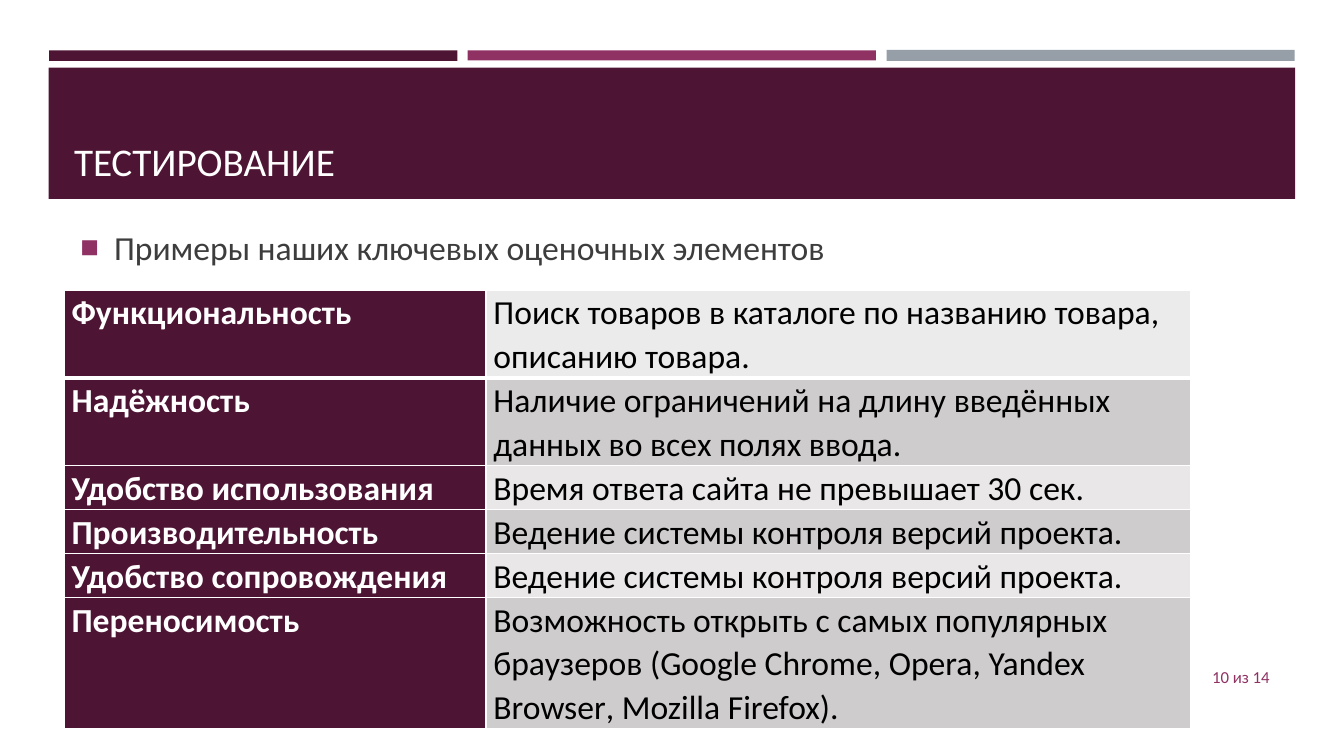
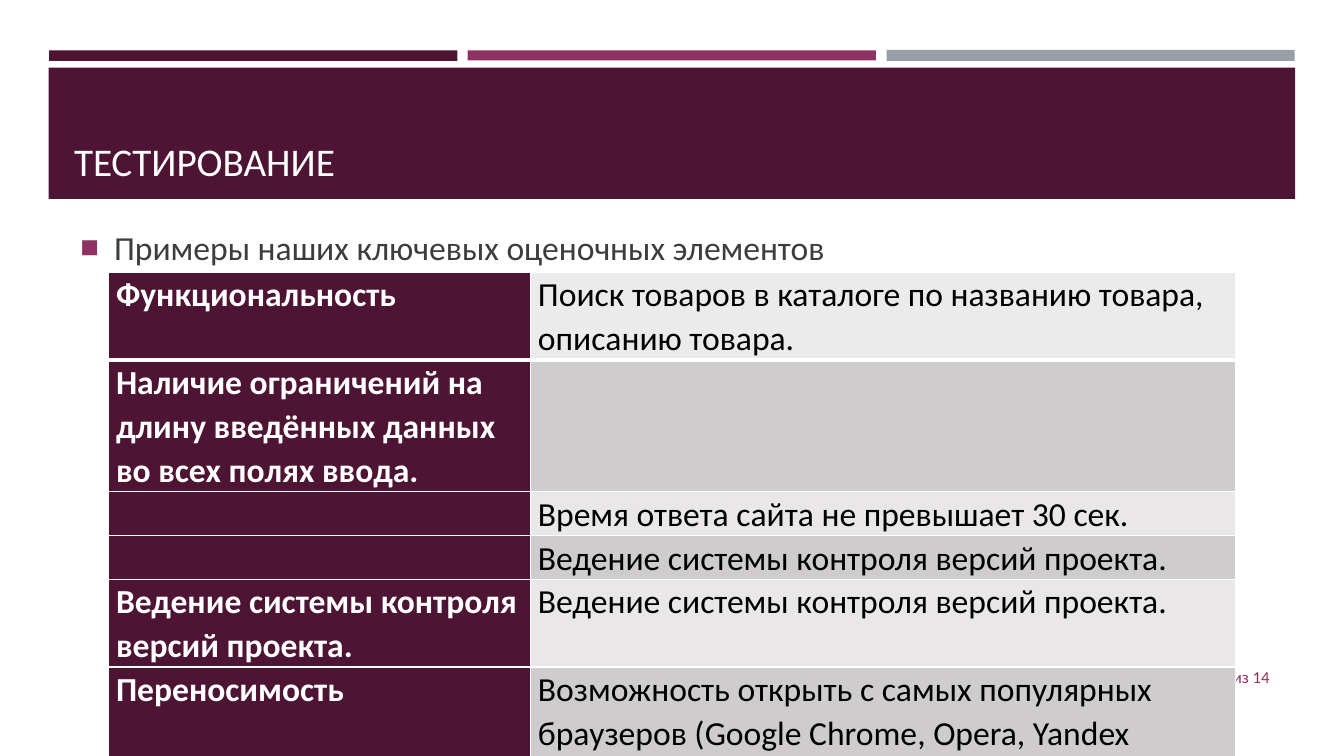
Before and after one commit to jecsonM/MDKmyWORKasAstudent, a slide deck: slide 10 of Сайт для компании «Кисловодск-строй».pptx. Drawn at 1344x756 pixels with LibreOffice and Linux fonts; fonts in the diff are those of the drawing. Boxes give left, top, right and bottom in pixels: in the first picture for what was removed or moved away, otherwise in the second. Text is boxed around its words. In the diff, an @@ line names an element or a change of style, - is before the commit and + after.

```diff
--- a/Сайт для компании «Кисловодск-строй».pptx
+++ b/Сайт для компании «Кисловодск-строй».pptx
@@ table at (109,272,1237,756) @@
-row 2, column 1: Надёжность
+row 2, column 1: Наличие ограничений на длину введённых данных во всех полях ввода.
-row 2, column 2: Наличие ограничений на длину введённых данных во всех полях ввода.
+row 2, column 2: 
-row 3, column 1: Удобство использования
+row 3, column 1: 
-row 4, column 1: Производительность
+row 4, column 1: 
-row 5, column 1: Удобство сопровождения
+row 5, column 1: Ведение системы контроля версий проекта.
@@ table: place and size @@
-table at (65,290,1193,728)
+table at (109,272,1237,756)
```
Also in this commit, not shown: 1 other slide changed, 18 other files.
